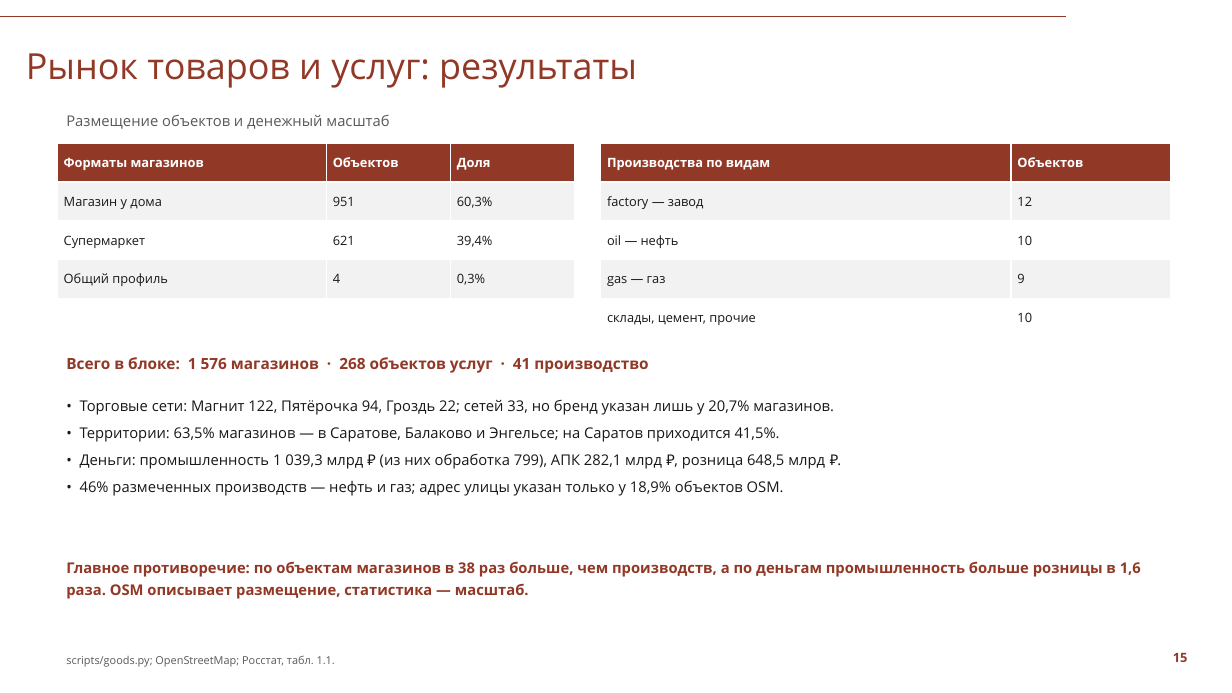
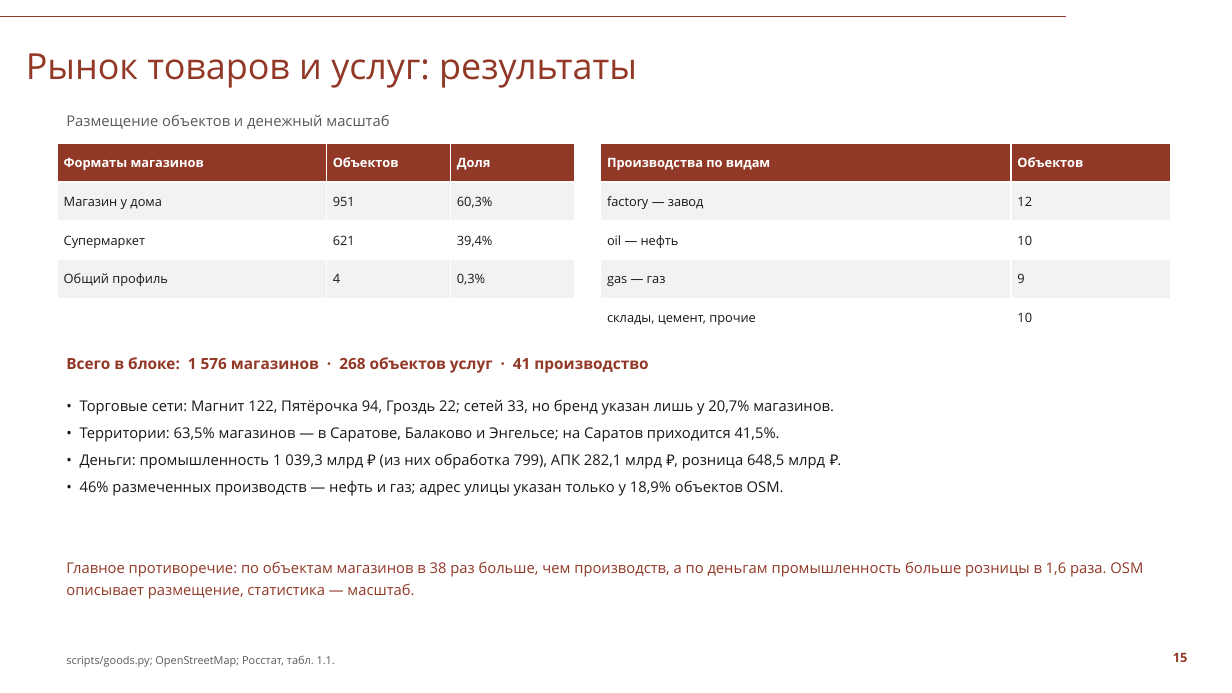
Before and after one commit to Seabas1/Analysis-of-regions, a slide deck: slide 15 of Саратовская_область_презентация_СПбГУ.pptx. Drawn at 1232x693 pixels with LibreOffice and Linux fonts; fonts in the diff are those of the drawing; background and template pictures are left out. Boxes give left, top, right and bottom in pixels: in the first picture for what was removed or moved away, otherwise in the second. Text is boxed around its words. In the diff, an @@ line names an element or a change of style, - is before the commit and + after.

```diff
--- a/Саратовская_область_презентация_СПбГУ.pptx
+++ b/Саратовская_область_презентация_СПбГУ.pptx
@@ text "Главное противоречие: по объектам магазинов ..." at (66, 562, 1143, 599): bold off @@
```
Also in this commit, not shown: 8 other slides changed, 2 other files.
